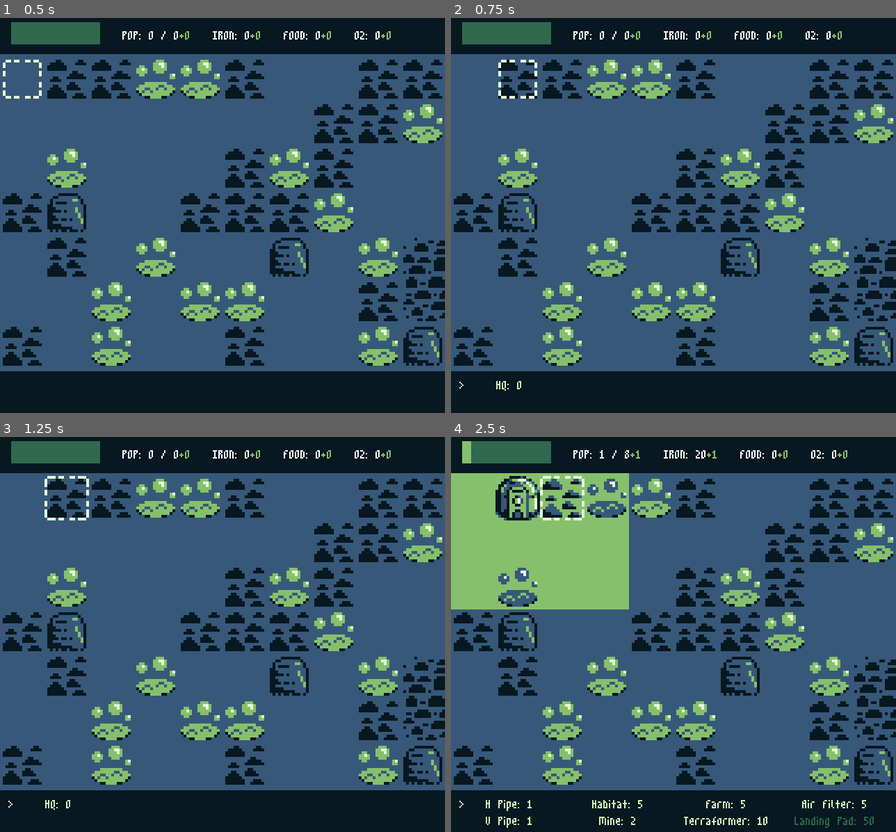
Above: before the commit, frames 1-4 (two rows, left to right).
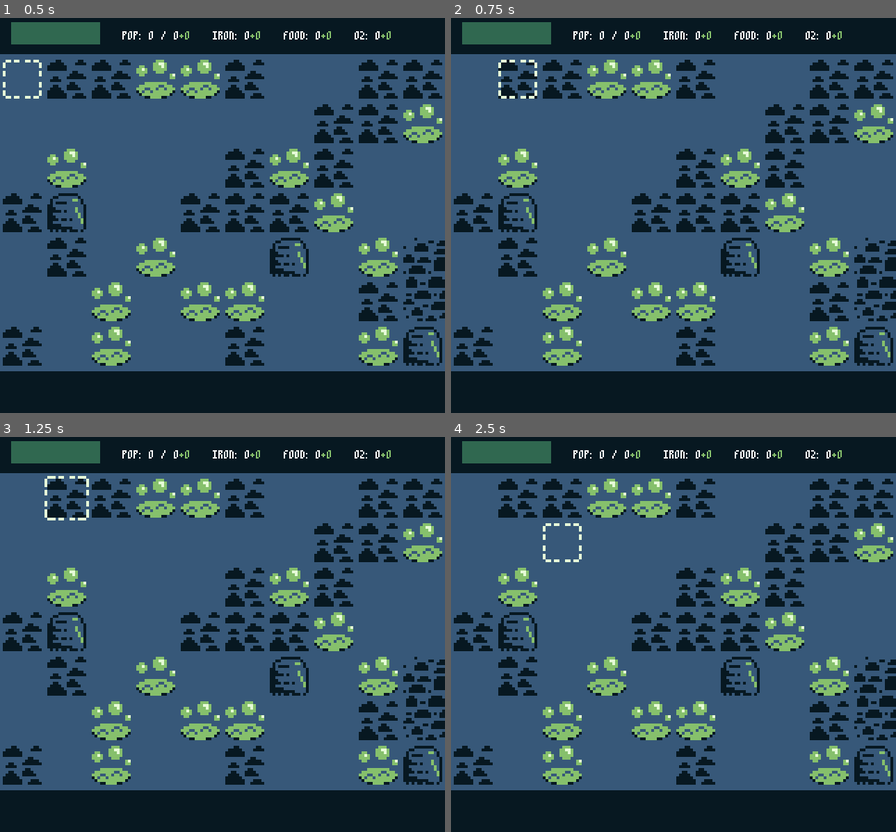
Above: after the commit, the same moments.

Repository: lrozanski/gb-jam-11_space
Game: Godot game, scene res://scenes/main.tscn
The game is run twice, just before and just after one commit, with the same random seed, the same clock (stepped at 60 frames per second) and the same inputs.
Inputs:
- Up to frame 1 (0.5 s): no input
- Up to frame 2 (0.75 s): hold D (Right) from 0.53 s (still down); tap Z (Confirm) at 0.6 s
- Up to frame 3 (1.25 s): keep holding D (Right)
- Up to frame 4 (2.5 s): tap Enter at 1.25 s; release D (Right) at 1.28 s; hold S (Down) 1.28-2.03 s; tap Z (Confirm) at 1.35, 2.3 s; hold D (Right) from 2.03 s (still down); tap C (Start) at 2.1 s

Frame 1 is identical in both runs. In frame 2, less than 0.1% of the frame differs, in the area x 1-16%, y 91-95%; in frame 3, less than 0.1%; in frame 4, 14%, in the area x 0-95%, y 1-99%.
Error after the commit: Invalid cast: could not convert value to 'bool'. (res://ui/Cursor.gd:58)

Commit message:
Added font attribution

Diff:
--- a/ui/Cursor.gd
+++ b/ui/Cursor.gd
@@ -5,7 +5,7 @@
 @onready var buildings: Buildings = $"%Buildings"
 @onready var sprite: AnimatedSprite2D = $"AnimatedSprite2D"
 
-signal construct_building
+signal construct_building(is_ore_patch: bool)
 signal demolish_building
 
 func _ready():
@@ -53,11 +53,14 @@
 				return
 			demolish_building.emit()
 		else:
-			var is_terraformed = map.get_cell_tile_data(0, get_tile_position()).get_custom_data("is_terraformed") as bool
+			var tile_data = map.get_cell_tile_data(0, get_tile_position())
+			var is_terraformed = tile_data.get_custom_data("is_terraformed") as bool
+			var is_ore_patch = tile_data.get_custom_data("is_ore_patch") as bool
+
 			if hq_placed && !is_terraformed:
 				return
 
-			construct_building.emit()
+			construct_building.emit(is_ore_patch)
 
 
 func restart_animation():
--- a/ui/UI_Manager.gd
+++ b/ui/UI_Manager.gd
@@ -4,16 +4,18 @@
 static var CURSOR_MOVEABLE = true
 static var BUILDING_PANEL_OPEN = false
 static var REMOVE_BUILDING_PANEL_OPEN = false
+static var MINE_BUILDABLE = false
 
 @onready var cursor: Cursor = $"%Cursor"
 @onready var building_panel: BuildingPanel = $"%StatusBar/%BuildingPanel"
 @onready var remove_building_panel: RemoveBuildingPanel = $"%StatusBar/%RemoveBuildingPanel"
 
 
-func _on_building_panel_open():
+func _on_building_panel_open(is_ore_patch: bool):
 	BUILDING_PANEL_OPEN = true
 	REMOVE_BUILDING_PANEL_OPEN = false
 	CURSOR_MOVEABLE = false
+	MINE_BUILDABLE = is_ore_patch
 
 	building_panel.visible = true
 	building_panel.process_mode = Node.PROCESS_MODE_INHERIT
@@ -23,6 +25,7 @@
 	BUILDING_PANEL_OPEN = false
 	REMOVE_BUILDING_PANEL_OPEN = false
 	CURSOR_MOVEABLE = true
+	MINE_BUILDABLE = false
 
 	building_panel.visible = false
 	building_panel.process_mode = Node.PROCESS_MODE_DISABLED
Not shown, added: ui/fonts/credits.txt
